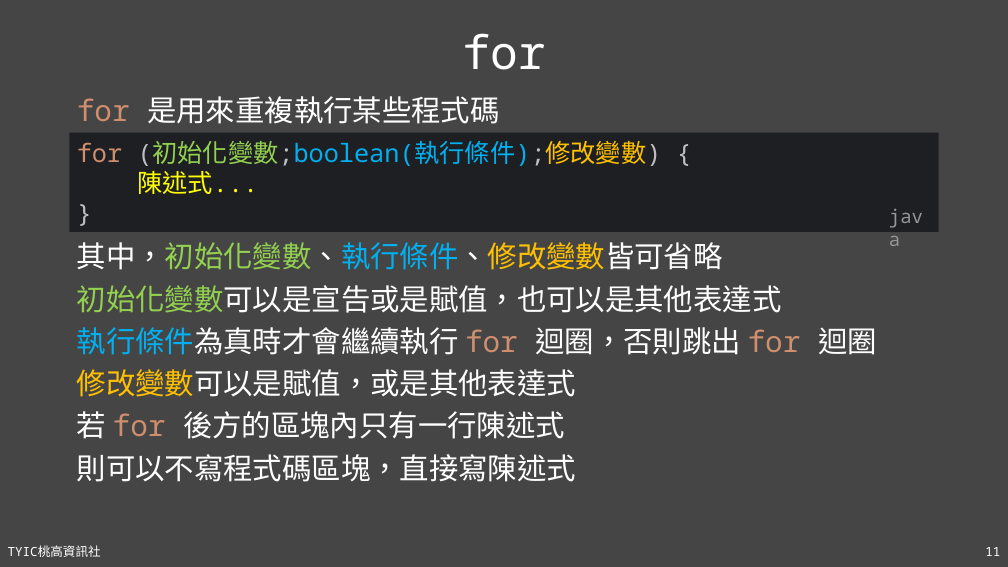
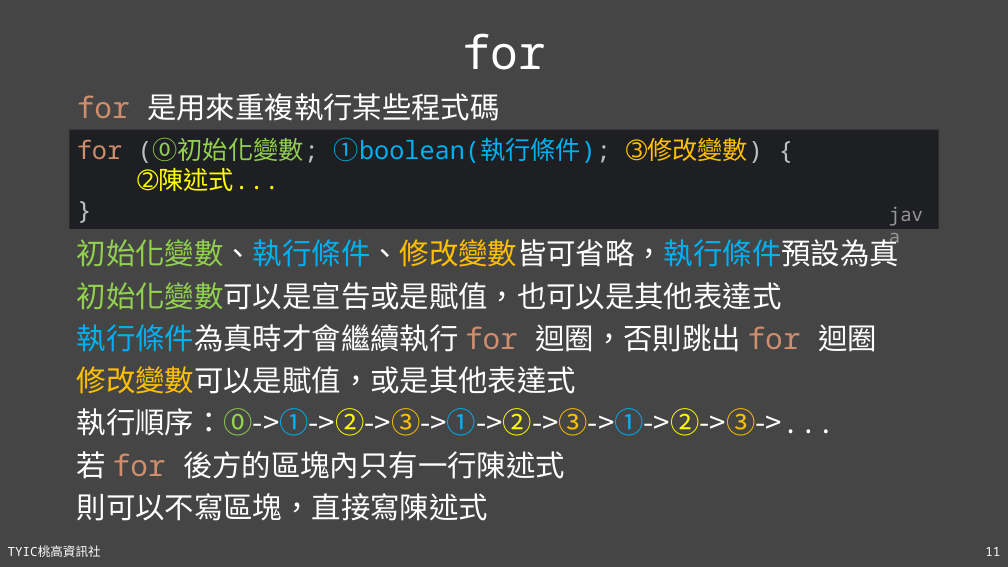
Before and after one commit to TYSHIC/slides, a slide deck: slide 11 of powerpoint/06_流程控制.pptx. Drawn at 1008x567 pixels with LibreOffice and Linux fonts; fonts in the diff are those of the drawing. Boxes give left, top, right and bottom in pixels: in the first picture for what was removed or moved away, otherwise in the second. Text is boxed around its words. In the diff, an @@ line names an element or a change of style, - is before the commit and + after.

```diff
--- a/powerpoint/06_流程控制.pptx
+++ b/powerpoint/06_流程控制.pptx
@@ text in rectangle at <box>77,137,763,191</box>: text changed @@
-for (初始化變數;boolean(執行條件);修改變數) {
-陳述式...
-}
+for (⓪初始化變數; ➀boolean(執行條件); ➂修改變數) {
+➁陳述式...
+}
@@ text at <box>77,235,899,267</box>: text changed @@
-其中，初始化變數、執行條件、修改變數皆可省略
+初始化變數、執行條件、修改變數皆可省略，執行條件預設為真
@@ text at <box>77,408,835,436</box>: paragraph added @@
+執行順序：⓪->➀->➁->➂->➀->➁->➂->➀->➁->➂->...
@@ text at <box>77,493,488,521</box>: text changed @@
-則可以不寫程式碼區塊，直接寫陳述式
+則可以不寫區塊，直接寫陳述式
```
Also in this commit, not shown: 4 other slides changed, 1 slide added, 1 other file.
